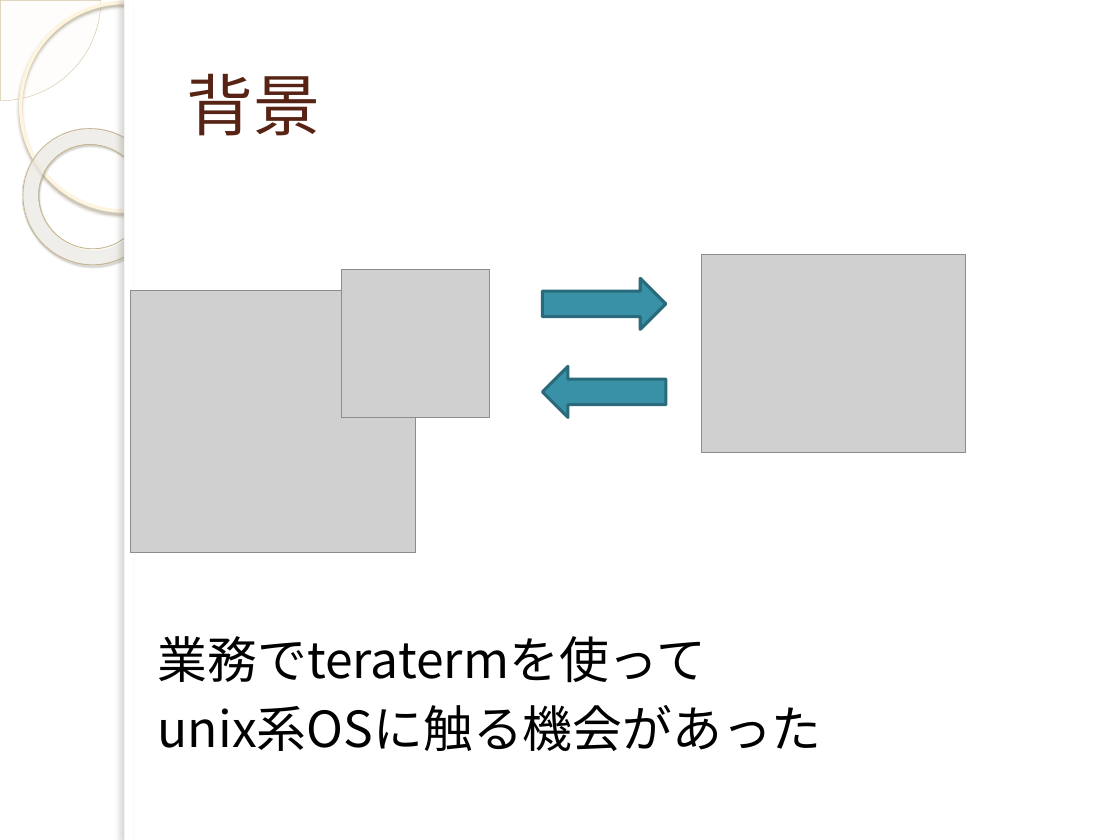
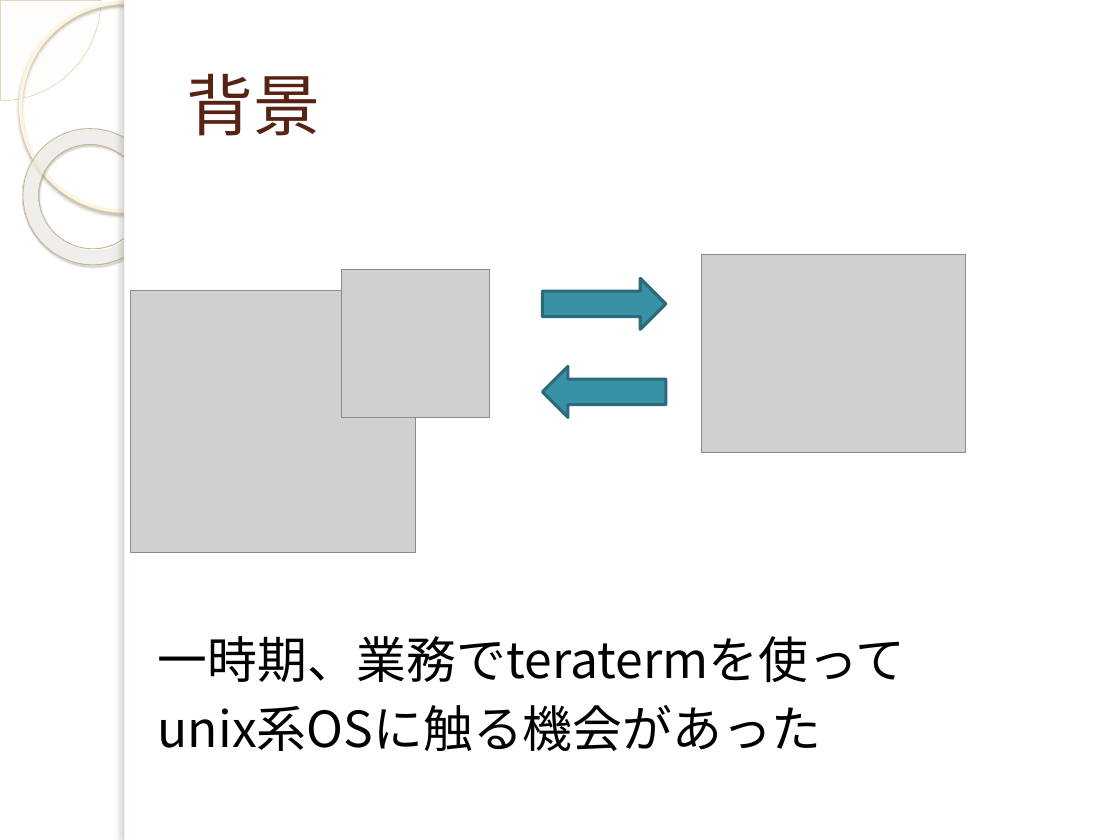
Before and after one commit to yuridonus/FEstudy, a slide deck: slide 3 of vimmer.pptx. Drawn at 1120x840 pixels with LibreOffice and Linux fonts; fonts in the diff are those of the drawing; grey boxes stand for pictures; background and template pictures are left out. Boxes give left, top, right and bottom in pixels: in the first picture for what was removed or moved away, otherwise in the second. Text is boxed around its words. In the diff, an @@ line names an element or a change of style, - is before the commit and + after.

```diff
--- a/vimmer.pptx
+++ b/vimmer.pptx
@@ text at box(158, 636, 906, 683): text changed @@
-業務でteratermを使って
+一時期、業務でteratermを使って
```
Also in this commit, not shown: 5 other slides changed, 8 slides added, 2 slides removed.
